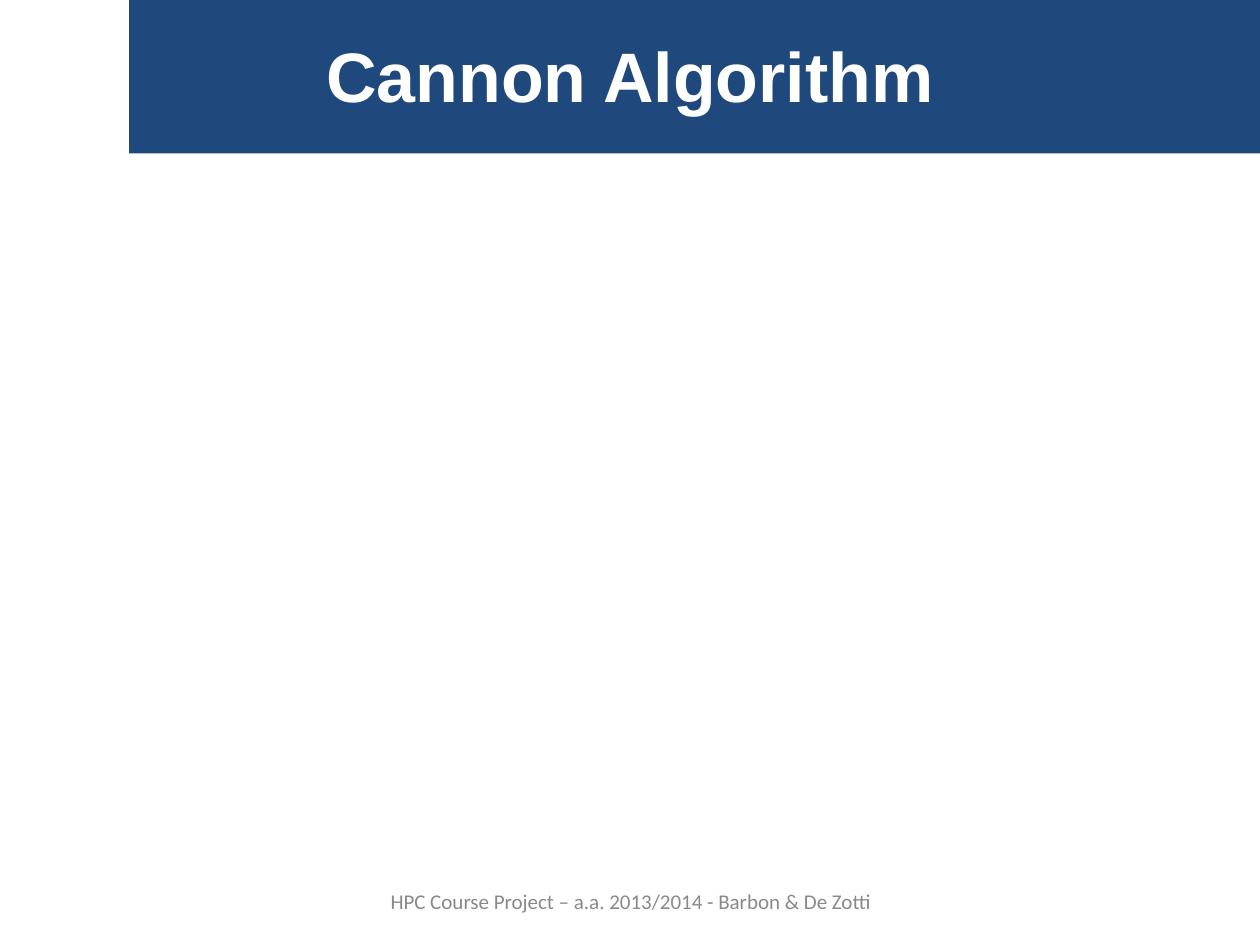
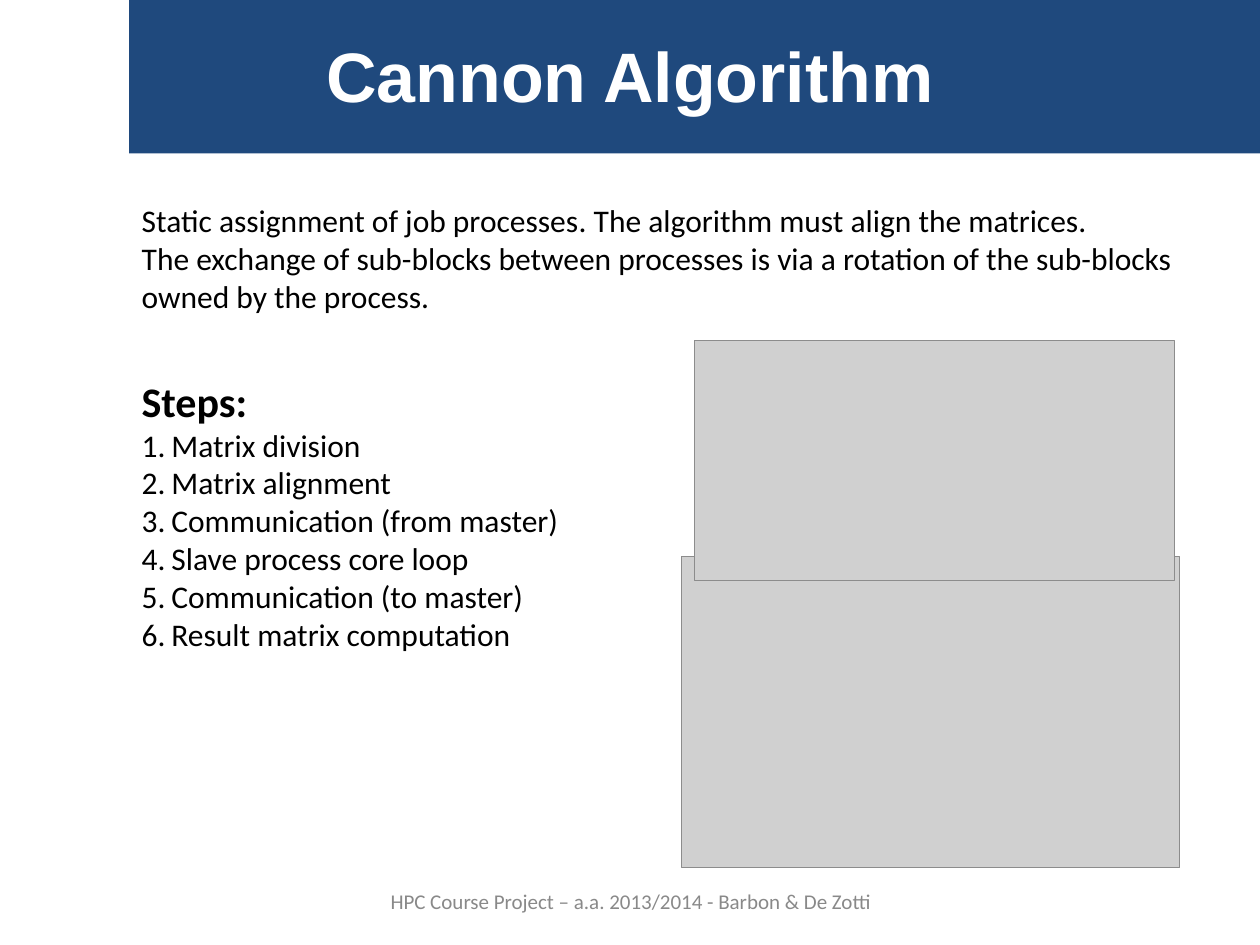
Before and after one commit to gbarbon/gbarbon_projects, a slide deck: slide 5 of hpc_clean/hpc_report/hpc_presentation_0.1.ppt. Drawn at 1260x945 pixels with LibreOffice and Linux fonts; fonts in the diff are those of the drawing; grey boxes stand for pictures. Boxes give left, top, right and bottom in pixels: in the first picture for what was removed or moved away, otherwise in the second. Text is boxed around its words. In the diff, an @@ line names an element or a change of style, - is before the commit and + after.

```diff
--- a/hpc_clean/hpc_report/hpc_presentation_0.1.ppt
+++ b/hpc_clean/hpc_report/hpc_presentation_0.1.ppt
@@ text added at [142, 210, 1171, 313], 18 pt, text #000000 @@
+Static assignment of job processes. The algorithm must align the matrices.
+The exchange of sub-blocks between processes is via a rotation of the sub-blocks owned by the process.
@@ picture added at [694, 340, 1174, 580] @@
@@ text added at [142, 389, 558, 651], 18 pt, text #000000 @@
+Steps:
+1. Matrix division
+2. Matrix alignment
+3. Communication (from master)
+4. Slave process core loop
+5. Communication (to master)
+6. Result matrix computation
@@ picture added at [682, 557, 1179, 868] @@
```
Also in this commit, not shown: 4 other slides changed.
